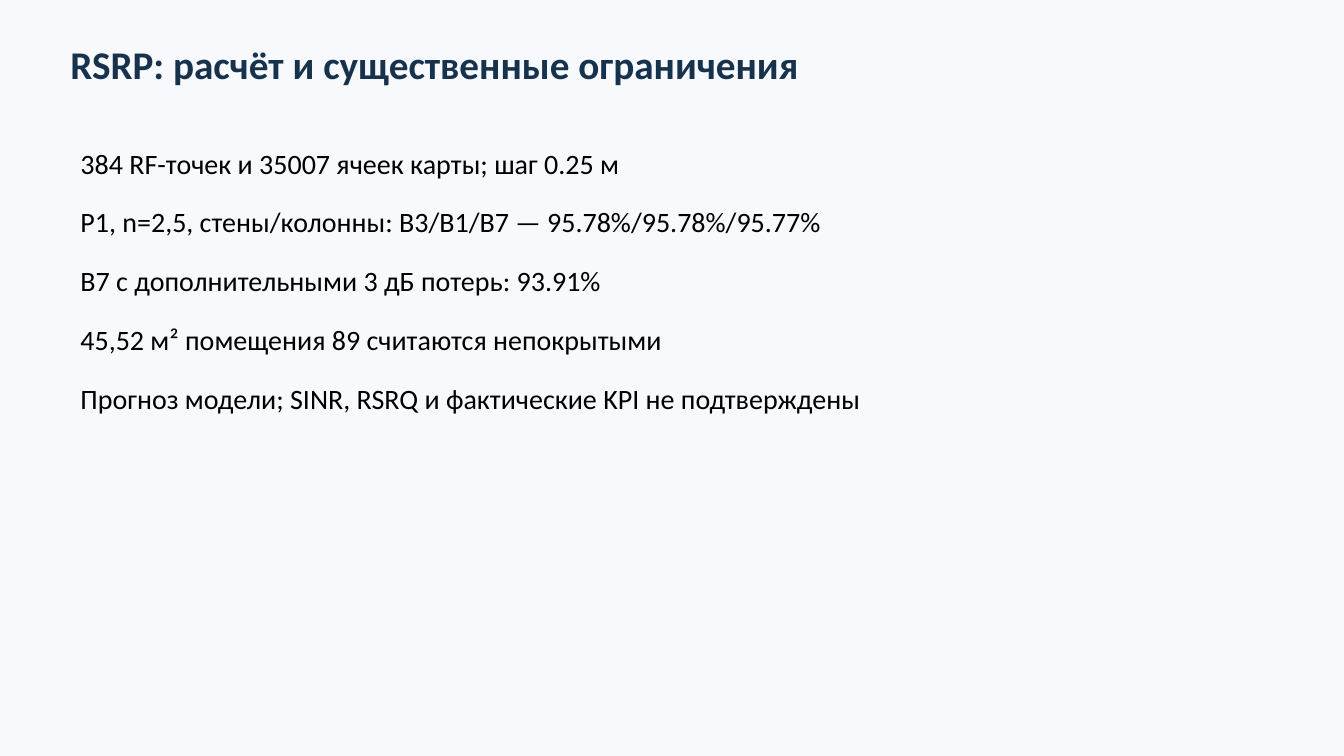
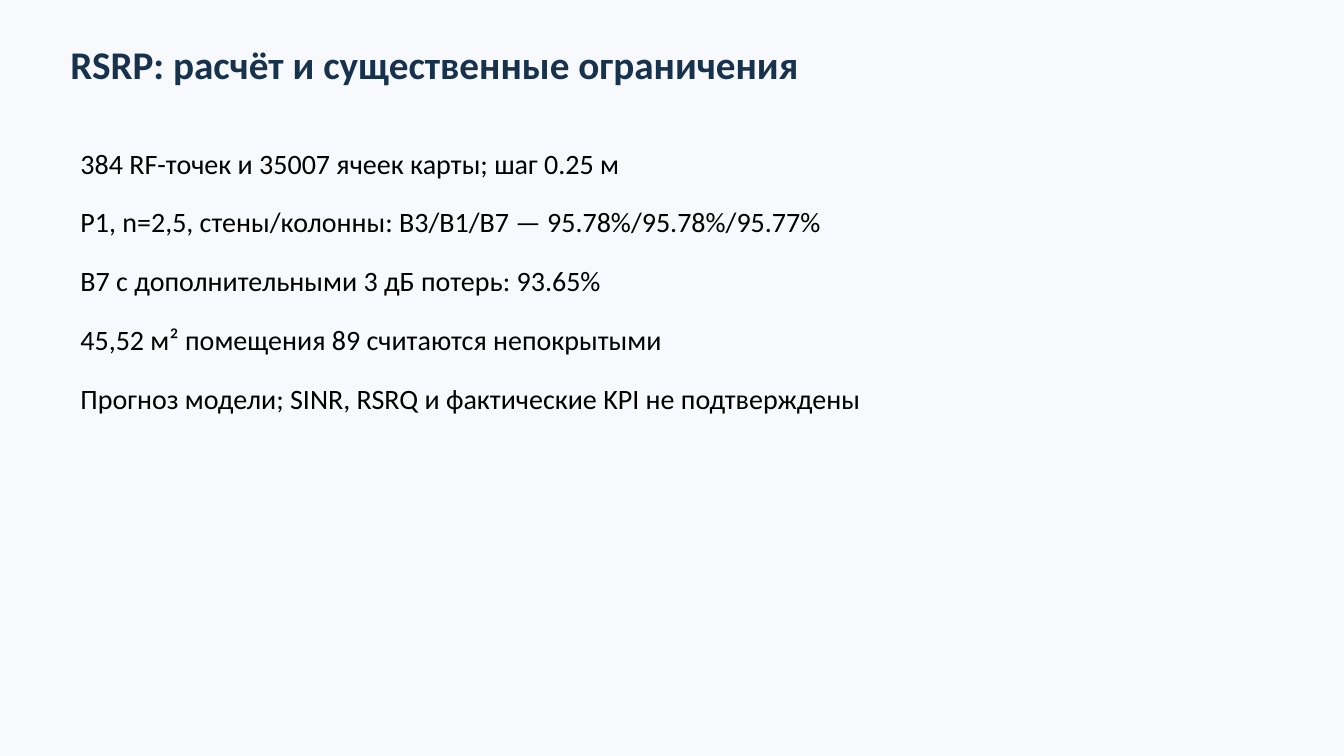
Before and after one commit to abalakovpa/mts-engineer-hack-2026-radio, a slide deck: slide 4 of presentation/defense-draft.pptx. Drawn at 1344x756 pixels with LibreOffice and Linux fonts; fonts in the diff are those of the drawing. Boxes give left, top, right and bottom in pixels: in the first picture for what was removed or moved away, otherwise in the second. Text is boxed around its words. In the diff, an @@ line names an element or a change of style, - is before the commit and + after.

```diff
--- a/presentation/defense-draft.pptx
+++ b/presentation/defense-draft.pptx
@@ text at [80,272,601,296]: text changed @@
-B7 с дополнительными 3 дБ потерь: 93.91%
+B7 с дополнительными 3 дБ потерь: 93.65%
```
Also in this commit, not shown: 52 other files.
